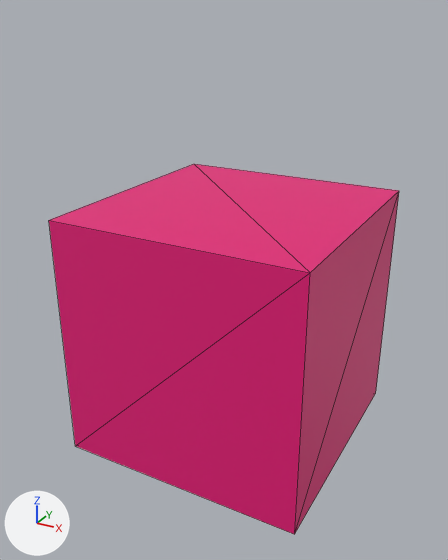
Before and after pictures for a commit that changed the OBJ model src/assets/models/Player.obj.
The view is the same before and after, from a camera (50 mm lens) standing at (2.15, -4.12, 2.4) and looking at (-0.04, -0.14, 0.4). Arrows for +X, +Y and +Z are at lower left; the lights stay in place. Mesh edges are drawn as thin lines. Where no turn or scale is listed for an object, it has been applied to the vertices.

Script lines for the objects in view, before the commit:
```python
me_cube = bpy.data.meshes.new('Cube')
me_cube.from_pydata(...)  # a box spanning x -1.0..1.0, y -1.0..1.0, z -1.0..1.0
me_cube.materials.append(mat_material_001)  # pink #e71579
ob_cube = bpy.data.objects.new('Cube', me_cube)
ob_cube.location = (0.0, 0.0, 0.0)
```
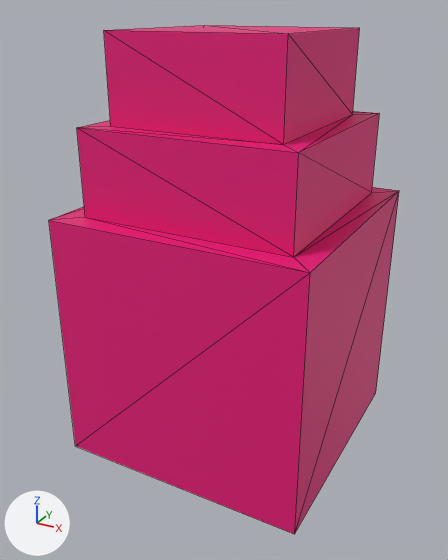
Pixel boxes [x1, y1, x2, y2] of what changed, in the pictures (448 x 560 px):
'Cube', reshaped (37% taller)
    before: [49, 164, 399, 534]
    after: [49, 25, 399, 534]
part 1 of me_cube, built on
    before: [50, 164, 399, 273]
    after: [50, 25, 399, 273]

The change, as a list of edits to the scene's bpy script:
```text
Change me_cube:
    used by ob_cube; location = (0.0, 0.0, 0.0)
    remove me_cube.from_pydata(...)  # 8 vertices, 12 faces; spans x -1.0..1.0, y -1.0..1.0, z -1.0..1.0
    add me_cube.from_pydata(...)  # 24 vertices, 44 faces; spans x -1.0..1.0, y -1.0..1.0, z -1.0..2.26
    me_cube part 1
    2 faces are deleted
    16 vertices are added at x -0.82..0.82, y -0.82..0.82, z 1.0..2.26
    34 new faces join them
```
